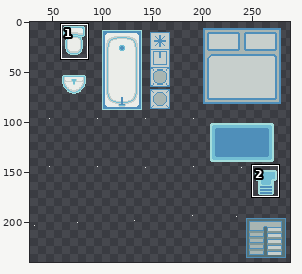
Edited in one commit: pixel-art file (Assets/Sprites/ase/furnitureTileset.aseprite). The picture above shows the old version from afar; the outline marks the close-up.
Close-up. The starting point:
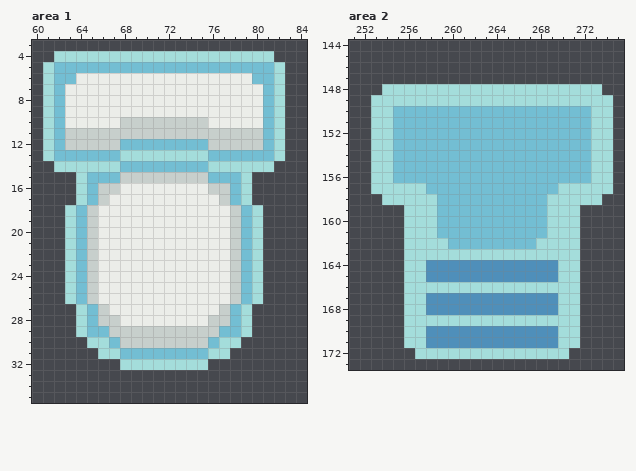
288x240 pixels, 1 frame. Shown: area 1: x 60..84, y 3..35; area 2: x 251..275, y 144..173. The wide view leaves out empty margins. The commit also changed other parts of the picture, which this record leaves out.
The result:
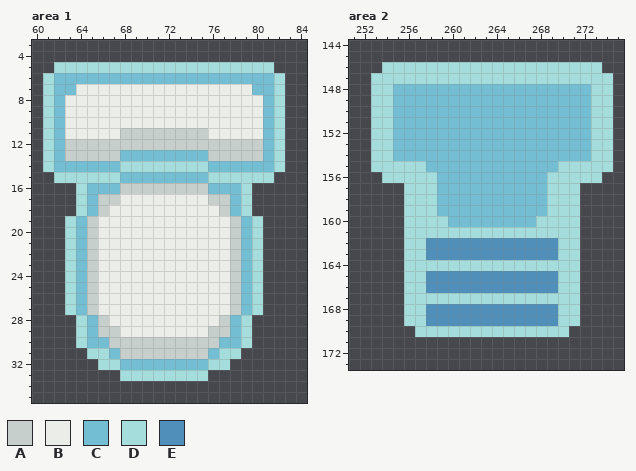
Palette (. is transparent): A #c7cfcc  B #ebede9  C #73bed3  D #a4dddb  E #4f8fba
The edit:
Area 1, layer "furniture/furniture":
y 4: x 62..81 DDDDDDDDDDDDDDDDDDDD -> ....................
y 5: x 61..82 DCCCCCCCCCCCCCCCCCCCCD -> .DDDDDDDDDDDDDDDDDDDD.
y 6: x 64..79 BBBBBBBBBBBBBBBB -> CCCCCCCCCCCCCCCC
y 7: x 63 B -> C; x 80 B -> C
y 10: x 68..75 AAAAAAAA -> BBBBBBBB
y 11: x 63..67 AAAAA -> BBBBB; x 76..80 AAAAA -> BBBBB
y 12: x 68..75 CCCCCCCC -> AAAAAAAA
y 13: x 63..80 CCCCCDDDDDDDDCCCCC -> AAAAACCCCCCCCAAAAA
y 14: x 61..82 .DDDDDDCCCCCCCCDDDDDD. -> DCCCCCCDDDDDDDDCCCCCCD
y 15: x 62..63 .. -> DD; x 65..78 CCCAAAAAAAACCC -> DDDCCCCCCCCDDD; x 80..81 .. -> DD
y 16: x 66..77 AABBBBBBBBAA -> CCAAAAAAAACC
y 17: x 67 B -> A; x 76 B -> A
y 18: x 63..66 DCAB -> .DCA; x 77..80 BACD -> ACD.
y 27: x 63..66 .DCA -> DCAB; x 77..80 ACD. -> BACD
y 28: x 67 A -> B; x 76 A -> B
y 29: x 66 C -> A; x 68..75 AAAAAAAA -> BBBBBBBB; x 77 C -> A
y 30: x 64..67 .DDC -> DCCA; x 76..79 CDD. -> ACCD
y 31: x 65 . -> D; x 67..76 DCCCCCCCCD -> CAAAAAAAAC; x 78 . -> D
y 32: x 66..77 ..DDDDDDDD.. -> DDCCCCCCCCDD
y 33: x 68..75 ........ -> DDDDDDDD
Area 2, layer "furniture/furniture":
y 146: x 254..273 .................... -> DDDDDDDDDDDDDDDDDDDD
y 147: x 253..274 ...................... -> DDDDDDDDDDDDDDDDDDDDDD
y 148: x 253 . -> D; x 255..272 DDDDDDDDDDDDDDDDDD -> CCCCCCCCCCCCCCCCCC; x 274 . -> D
y 149: x 255..272 DDDDDDDDDDDDDDDDDD -> CCCCCCCCCCCCCCCCCC
y 155: x 255..257 CCC -> DDD; x 270..272 CCC -> DDD
y 156: x 253 D -> .; x 255..258 CCCC -> DDDD; x 269..272 CCCC -> DDDD; x 274 D -> .
y 157: x 253..255 DDD -> ...; x 258 C -> D; x 269 C -> D; x 272..274 DDD -> ...
y 158: x 254..255 DD -> ..; x 272..273 DD -> ..
y 160: x 259 C -> D; x 268 C -> D
y 161: x 259..268 CCCCCCCCCC -> DDDDDDDDDD
y 162: x 258..269 DDCCCCCCCCDD -> EEEEEEEEEEEE
y 163: x 258..269 DDDDDDDDDDDD -> EEEEEEEEEEEE
y 164: x 258..269 EEEEEEEEEEEE -> DDDDDDDDDDDD
y 166: x 258..269 DDDDDDDDDDDD -> EEEEEEEEEEEE
y 167: x 258..269 EEEEEEEEEEEE -> DDDDDDDDDDDD
y 169: x 258..269 DDDDDDDDDDDD -> EEEEEEEEEEEE
y 170: x 256 D -> .; x 258..269 EEEEEEEEEEEE -> DDDDDDDDDDDD; x 271 D -> .
y 171: x 256..271 DDEEEEEEEEEEEEDD -> ................
y 172: x 257..270 DDDDDDDDDDDDDD -> ..............
